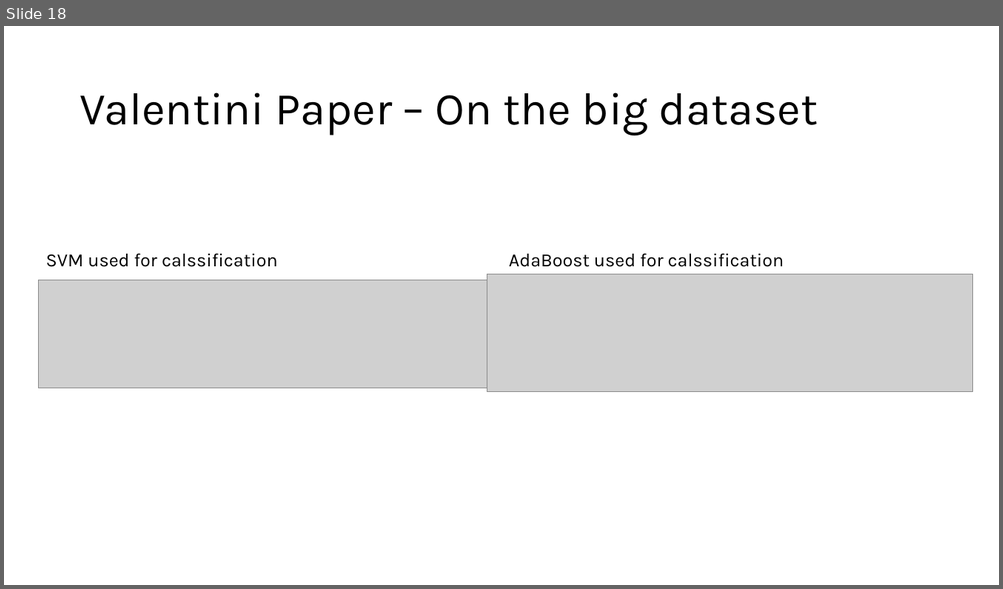
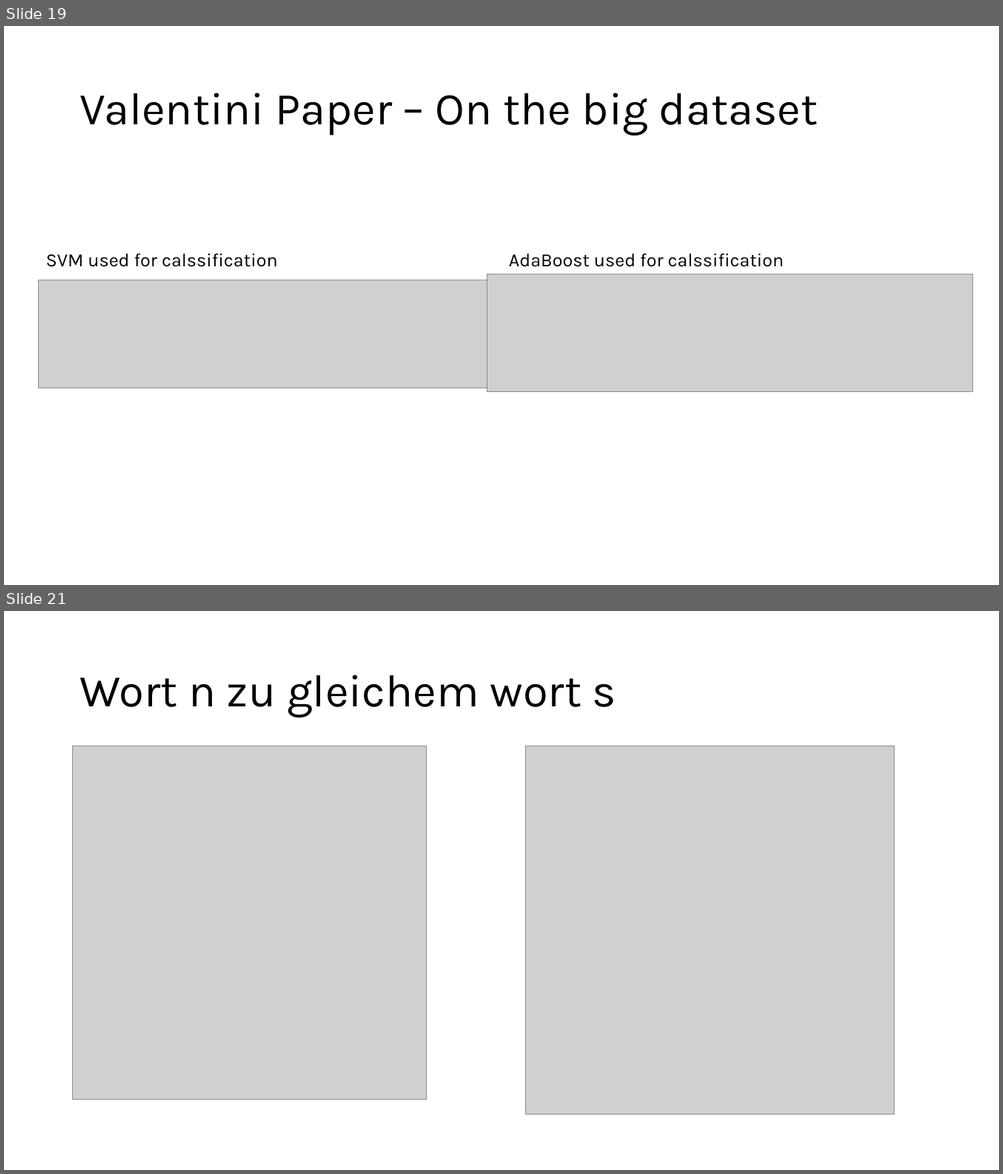
Before and after one commit to Steckdose007/Masterthesis, a slide deck: Interim report 2.pptx. Shown one above the other, each under a label of ours: slide 18 before the commit, slides 19 and 21 after it; the slides between them are not shown. The pictures are 1003x589 and 1003x1174 pixels, drawn with LibreOffice and Linux fonts; fonts in the diff are those of the drawing; grey boxes stand for pictures. Boxes give left, top, right and bottom in pixels: in the first picture for what was removed or moved away, otherwise in the second. Text is boxed around its words. In the diff, an @@ line names an element or a change of style, - is before the commit and + after.

```diff
--- a/Interim report 2.pptx
+++ b/Interim report 2.pptx
@@ slide 21 added at <box>4,611,999,1170</box>, background #FFFFFF @@
@@ title added at <box>79,675,616,718</box>, 44 pt, text #000000 @@
+Wort n zu gleichem wort s
@@ picture added at <box>73,746,427,1100</box> @@
@@ picture added at <box>526,746,894,1115</box> @@
@@ what was slide 18 is now slide 19 @@
```
Also in this commit, not shown: 2 slides changed, 4 other slides added, 6 other files.
